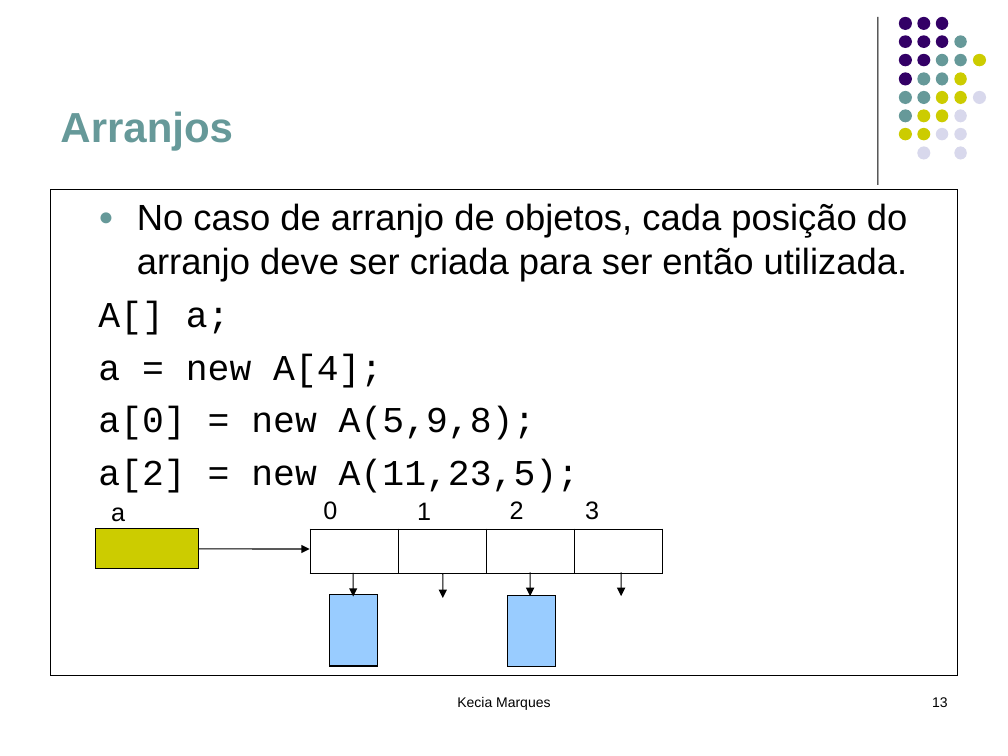
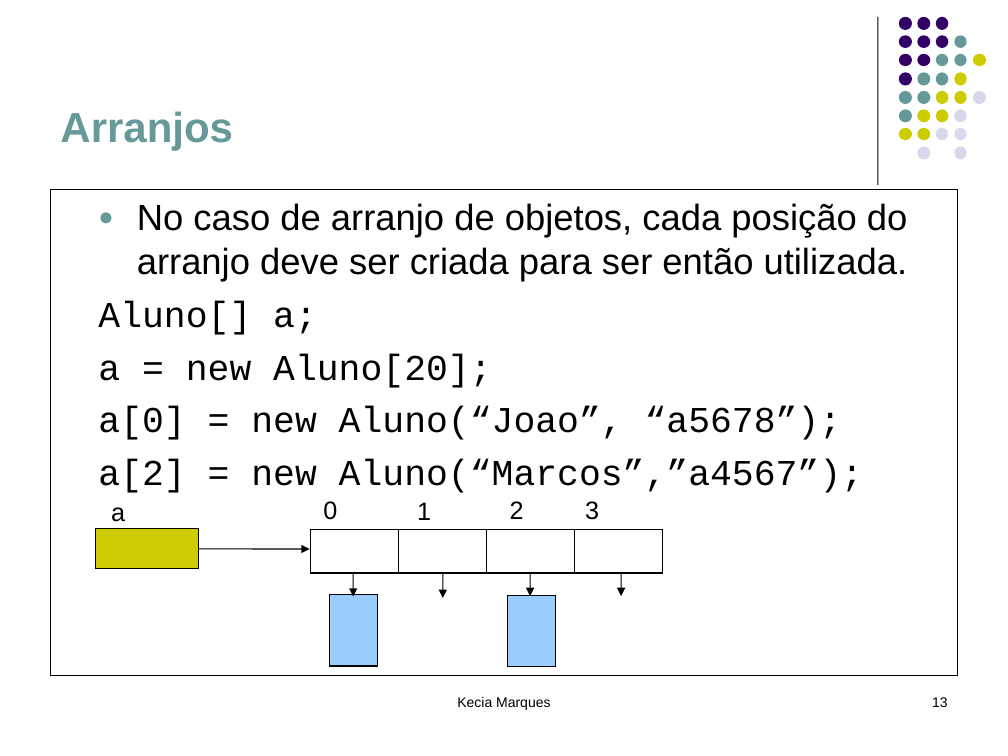
Before and after one commit to eduardocunha11/firstblog, a slide deck: slide 13 of aulas/poo/4.Semântica de Referência.ppt. Drawn at 1008x756 pixels with LibreOffice and Linux fonts; fonts in the diff are those of the drawing. Boxes give left, top, right and bottom in pixels: in the first picture for what was removed or moved away, otherwise in the second. Text is boxed around its words. In the diff, an @@ line names an element or a change of style, - is before the commit and + after.

Commit message:
Aula sobre Arranjos e Semantica de Referencia

```diff
--- a/aulas/poo/4.Semântica de Referência.ppt
+++ b/aulas/poo/4.Semântica de Referência.ppt
@@ text at <box>98,301,863,493</box>: text changed @@
-  A[] a;
-  a = new A[4];
-  a[0] = new A(5,9,8);
-  a[2] = new A(11,23,5);
+  Aluno[] a;
+  a = new Aluno[20];
+  a[0] = new Aluno(“Joao”, “a5678”);
+  a[2] = new Aluno(“Marcos”,”a4567”);
```
Also in this commit, not shown: 2 other slides changed, 1 other file.
